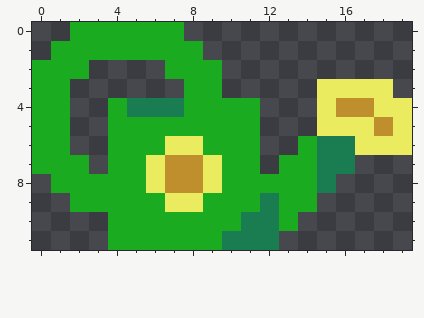
Edited in one commit: pixel-art file (aseprite/tools.aseprite). Above, as it was before the edit.
20x12 pixels, 1 frame.
The same view after the edit:
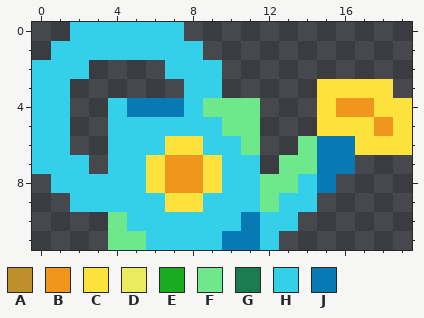
Palette (. is transparent): A #bf8e2d  B #f0961d  C #fde23e  D #ebeb5f  E #1bab20  F #6fe88c  G #1a7d52  H #34cfe9  J #077ab4
Diff:
Changed rows in their new state; - is an unchanged pixel.
first column x 0:
 0 --HHHHHH------------
 1 -HHHHHHHH-----------
 2 HHH----HHH----------
 3 HH------HH-----CCCC-
 4 HH--HJJJHFFF---CBBCC
 5 HH--HHHHHHFF---CCCBC
 6 HH--HHHCCHHF--FJJCCC
 7 HHH-HHCBBCHH-FFJJ---
 8 -HHHHHCBBCHHFFHJ----
 9 --HHHHHCCHHHFHH-----
10 ----FHHHHHHJHH------
11 ----FFHHHHJJH-------
Pixel boxes of the changes (left, top, right, bottom) in both pictures:
changed: (32, 22, 412, 250)
